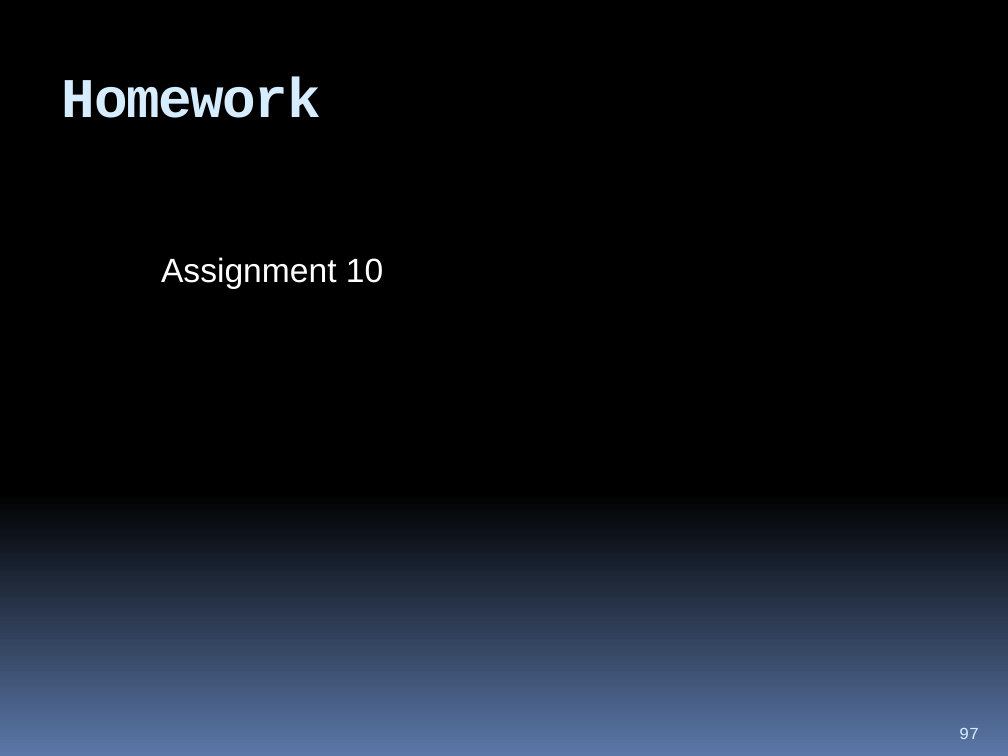
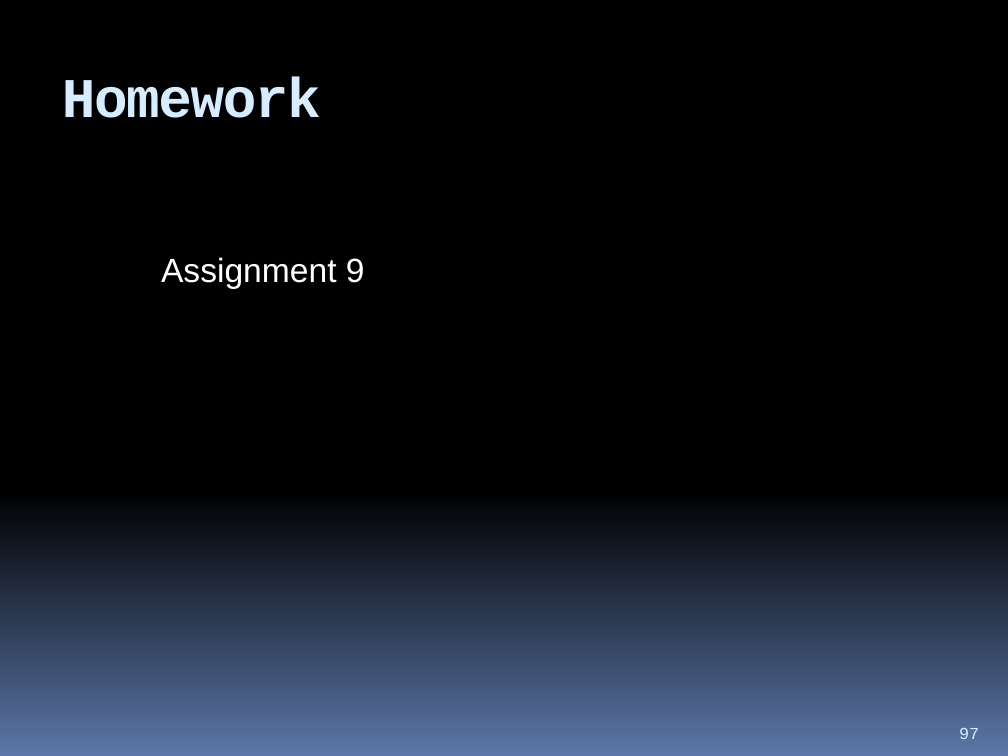
Before and after one commit to hchan/comp2613, a slide deck: slide 97 of coursePresentation.pptx. Drawn at 1008x756 pixels with LibreOffice and Linux fonts; fonts in the diff are those of the drawing. Boxes give left, top, right and bottom in pixels: in the first picture for what was removed or moved away, otherwise in the second. Text is boxed around its words. In the diff, an @@ line names an element or a change of style, - is before the commit and + after.

```diff
--- a/coursePresentation.pptx
+++ b/coursePresentation.pptx
@@ text at (161, 257, 365, 289): text changed @@
-Assignment 10
+Assignment 9
```
Also in this commit, not shown: 1 other file.
